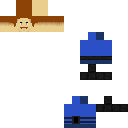
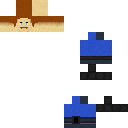
Layers edited between the first and the second 128x128 image:
added layer "skin.png copy" above "skin.png" over [0, 0, 128, 128]
painted on "skin.png" over [64, 32, 128, 128]